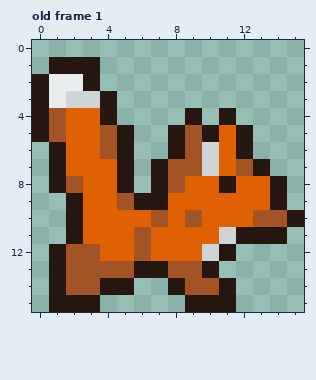
Pixel-art file: Fox.aseprite. This is how it looked before the edit.
16x16 pixels, 1 frame. Shown: old frame 1. The commit also changed other frames, which this record leaves out.
After:
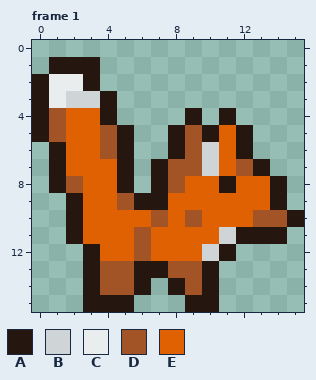
Palette (. is transparent): A #251710  B #cfd5d6  C #eaeded  D #a25426  E #e06101
A new or re-ordered frame is compared with the old frame closest to it.
Changes in this commit:
{"change": "frames 1 -> 5"}
{"where": "frame 1 is new; against old frame 1"}
{"frame":1,"y":12,"x":1,"old":"ADD","new":"..A"}
{"frame":1,"y":13,"x":1,"old":"ADD","new":"..A"}
{"frame":1,"y":14,"x":1,"old":"ADDAA.","new":"..ADDA"}
{"frame":1,"y":14,"x":10,"old":"DA","new":"A."}
{"frame":1,"y":15,"x":1,"old":"AA","new":".."}
{"frame":1,"y":15,"x":4,"old":"..","new":"AA"}
{"frame":1,"y":15,"x":11,"old":"A","new":"."}
